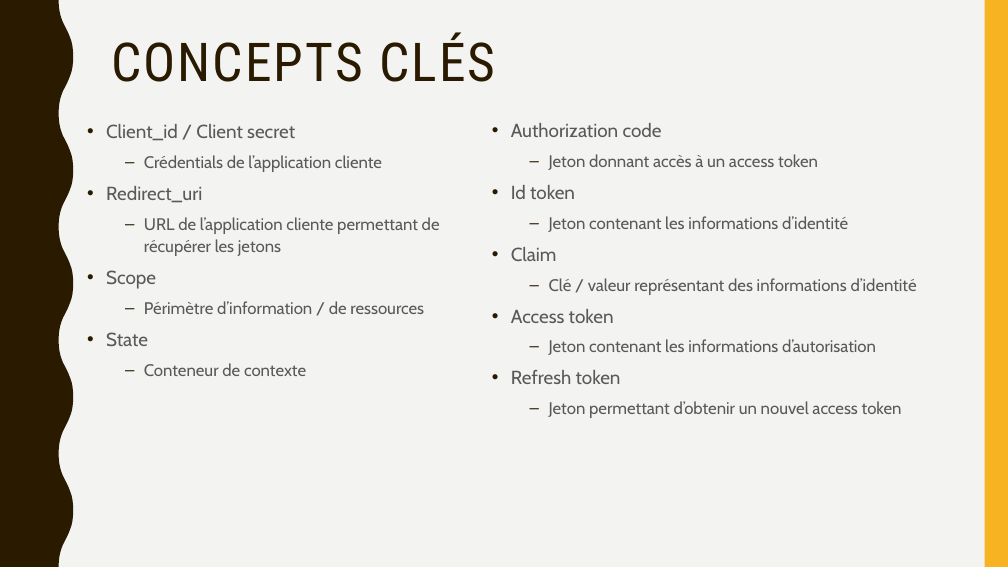
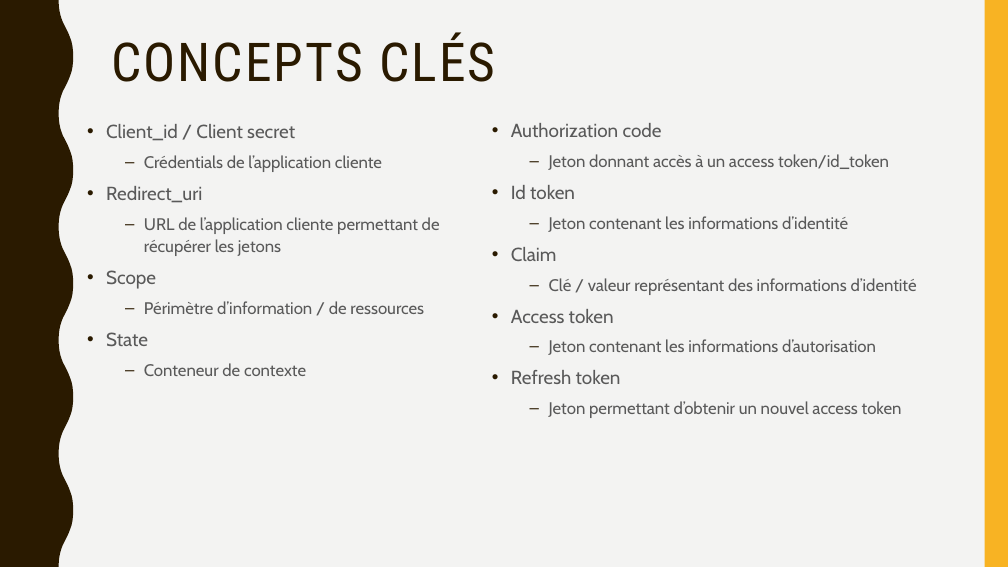
Before and after one commit to jeromefirlej/oidc-samples, a slide deck: slide 5 of Prez OIDC.pptx. Drawn at 1008x567 pixels with LibreOffice and Linux fonts; fonts in the diff are those of the drawing. Boxes give left, top, right and bottom in pixels: in the first picture for what was removed or moved away, otherwise in the second. Text is boxed around its words. In the diff, an @@ line names an element or a change of style, - is before the commit and + after.

Commit message:
refactor: Adjust wording in slides

```diff
--- a/Prez OIDC.pptx
+++ b/Prez OIDC.pptx
@@ text at [549, 154, 889, 170]: text changed @@
-  – Jeton donnant accès à un access token
+  – Jeton donnant accès à un access token/id_token
```
